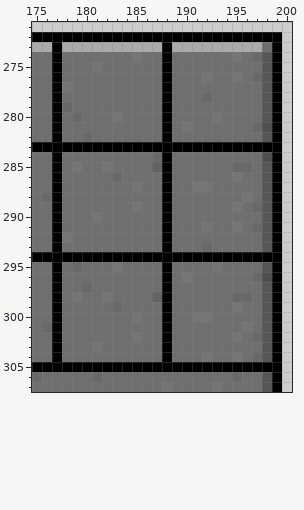
A pixel-art file gets an edit: widgets.aseprite. Above: the version before the commit.
1024x1024 pixels, 1 frame. Colours within 5 levels of each other are drawn and written as one. Shown: x 175..200, y 271..307. The commit also changed other parts of the picture, which this record leaves out.
After:
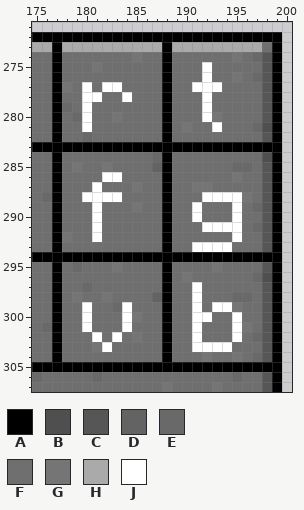
Palette (. is transparent): A #000000  B #4f4f4f  C #565656  D #636363  E #696969  F #6f6f6f  G #757575  H #aaaaaa  J #ffffff
Changes in this commit:
layer "mc font derived layer" now shown
Layer "mc font derived layer":
The edit turns colour E into colour J in row 278 at x 192; in row 286 at x 183; in row 293 at x 192.
The edit turns colour F into colour J in row 275 at x 192; in row 277 at x 180, 182 to 183 and 191 to 193; in row 278 at x 180 to 181 and 184; in rows 279 to 280 at x 180 and 192; in row 281 at x 180 and 193; in row 286 at x 182.
The edit turns colour F into colour J in row 287 at x 181; in row 288 at x 180 to 183 and 192 to 195; in row 289 at x 181 and 191; in row 290 at x 191 and 195; in row 291 at x 181 and 193 to 194; in row 292 at x 181 and 195.
The edit turns colour F into colour J in row 293 at x 191 and 193 to 194; in rows 297 to 298 at x 191; in row 299 at x 180, 184, 191 and 193 to 194; in row 300 at x 180, 184 and 195; in row 301 at x 180, 184, 191 and 195; in row 302 at x 181, 183 and 191.
The edit turns colour F into colour J in row 303 at x 182 and 191 to 194.
The edit turns colour G into colour J in row 276 at x 192; in row 289 at x 195; in row 290 at x 181; in row 291 at x 192 and 195; in row 300 at x 191 to 192; in row 302 at x 195.
